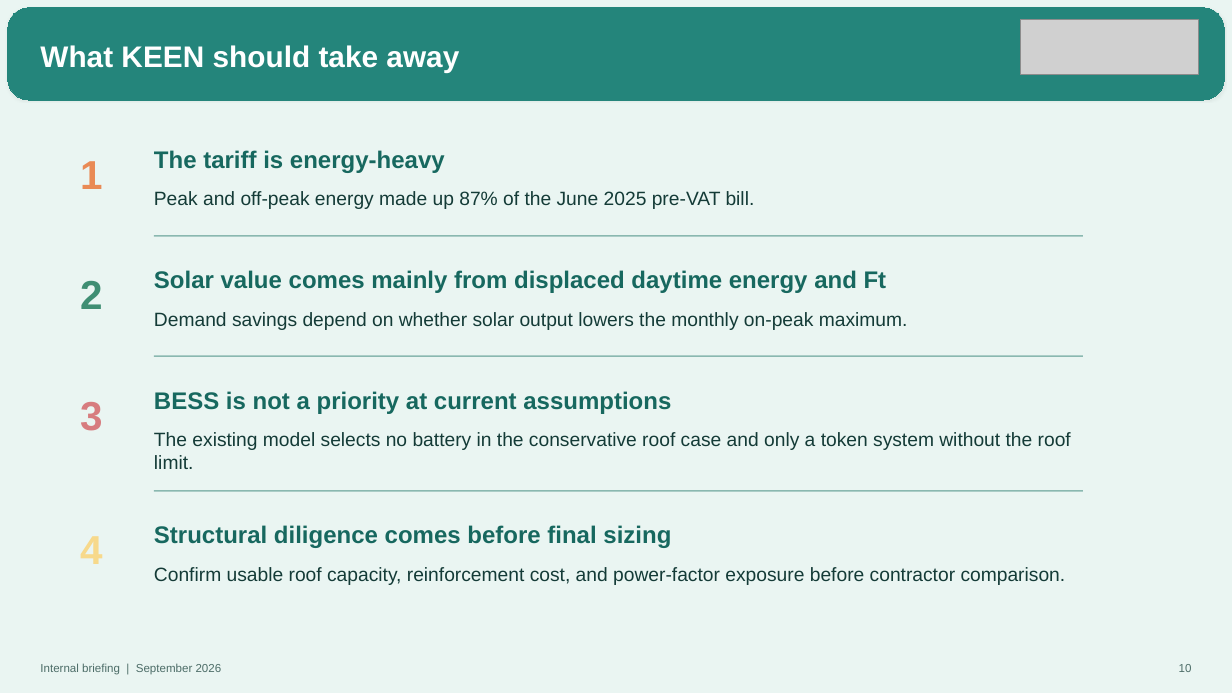
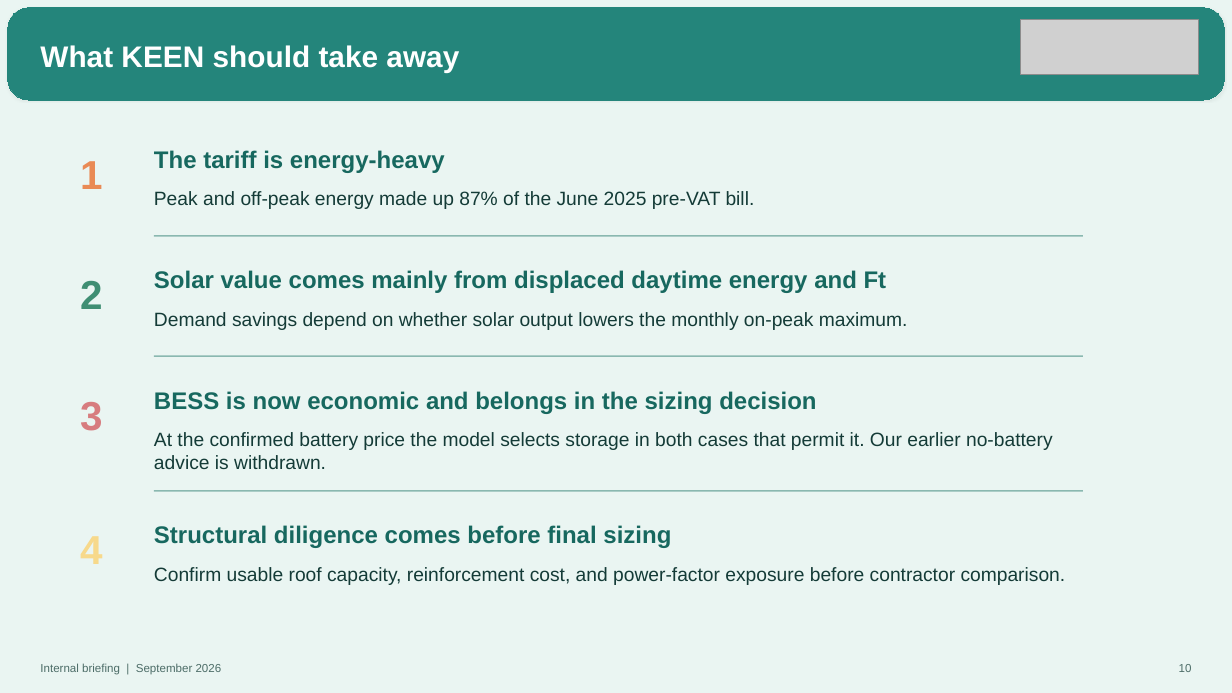
Before and after one commit to Kongnh/Reopt-API, a slide deck: slide 10 of outputs/thailand_case/rofu_thailand/Rofu_Thailand_Tariff_Structure_Internal.pptx. Drawn at 1232x693 pixels with LibreOffice and Linux fonts; fonts in the diff are those of the drawing; grey boxes stand for pictures. Boxes give left, top, right and bottom in pixels: in the first picture for what was removed or moved away, otherwise in the second. Text is boxed around its words. In the diff, an @@ line names an element or a change of style, - is before the commit and + after.

```diff
--- a/outputs/thailand_case/rofu_thailand/Rofu_Thailand_Tariff_Structure_Internal.pptx
+++ b/outputs/thailand_case/rofu_thailand/Rofu_Thailand_Tariff_Structure_Internal.pptx
@@ text at (x1=154, y1=391, x2=816, y2=414): text changed @@
-BESS is not a priority at current assumptions
+BESS is now economic and belongs in the sizing decision
@@ text at (x1=154, y1=432, x2=1053, y2=469): text changed @@
-The existing model selects no battery in the conservative roof case and only a token system without the roof limit.
+At the confirmed battery price the model selects storage in both cases that permit it. Our earlier no-battery advice is withdrawn.
```
Also in this commit, not shown: 1 other slide changed, 20 other files.
